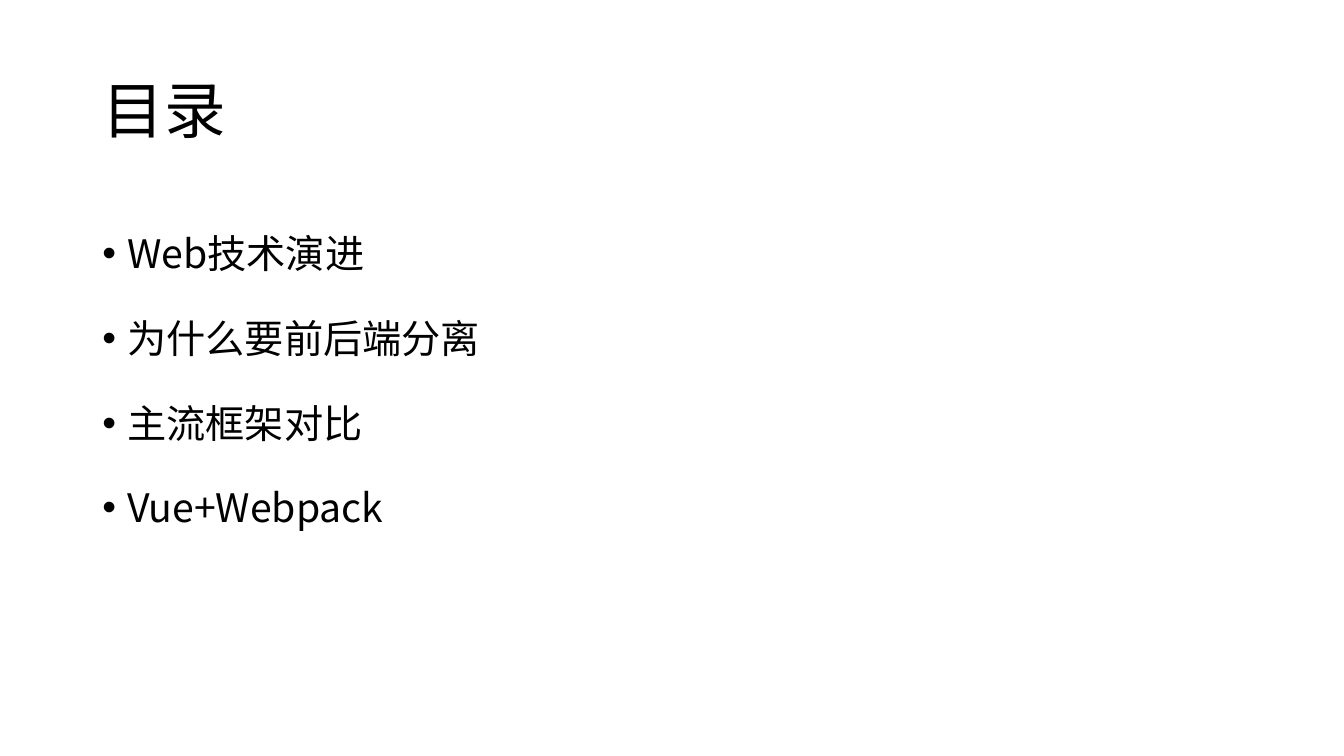
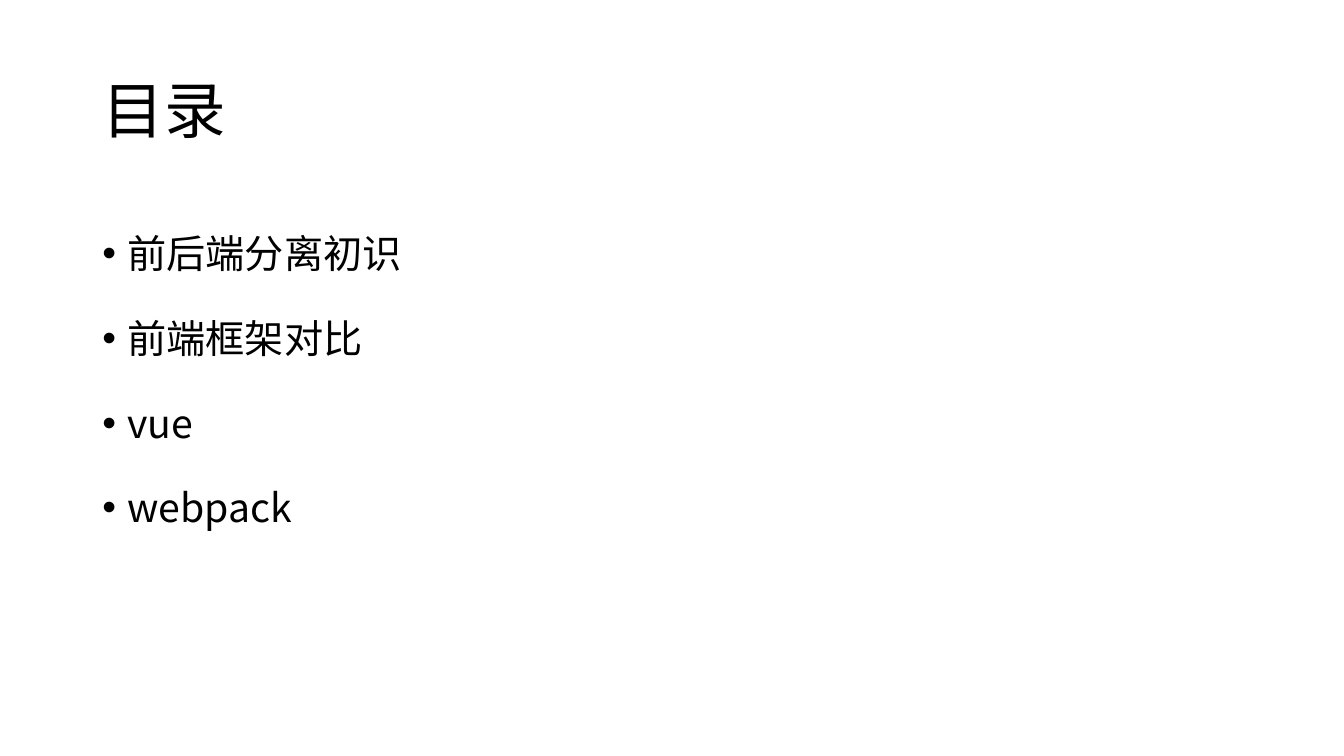
Before and after one commit to candisecandise/gitpractice, a slide deck: slide 2 of 前后端分离初探.pptx. Drawn at 1344x756 pixels with LibreOffice and Linux fonts; fonts in the diff are those of the drawing. Boxes give left, top, right and bottom in pixels: in the first picture for what was removed or moved away, otherwise in the second. Text is boxed around its words. In the diff, an @@ line names an element or a change of style, - is before the commit and + after.

Commit message:
【修改内容】前后端分离ppt vscode-setting vue例子 【修改人】weizejuan 【是否审核】NA

```diff
--- a/前后端分离初探.pptx
+++ b/前后端分离初探.pptx
@@ text at [127, 235, 401, 531]: text changed @@
-• Web技术演进
-• 为什么要前后端分离
-• 主流框架对比
-• Vue+Webpack
+• 前后端分离初识
+• 前端框架对比
+• vue
+• webpack
```
Also in this commit, not shown: 14 other slides changed, 17 slides added, 10 slides removed, 8 other files.
